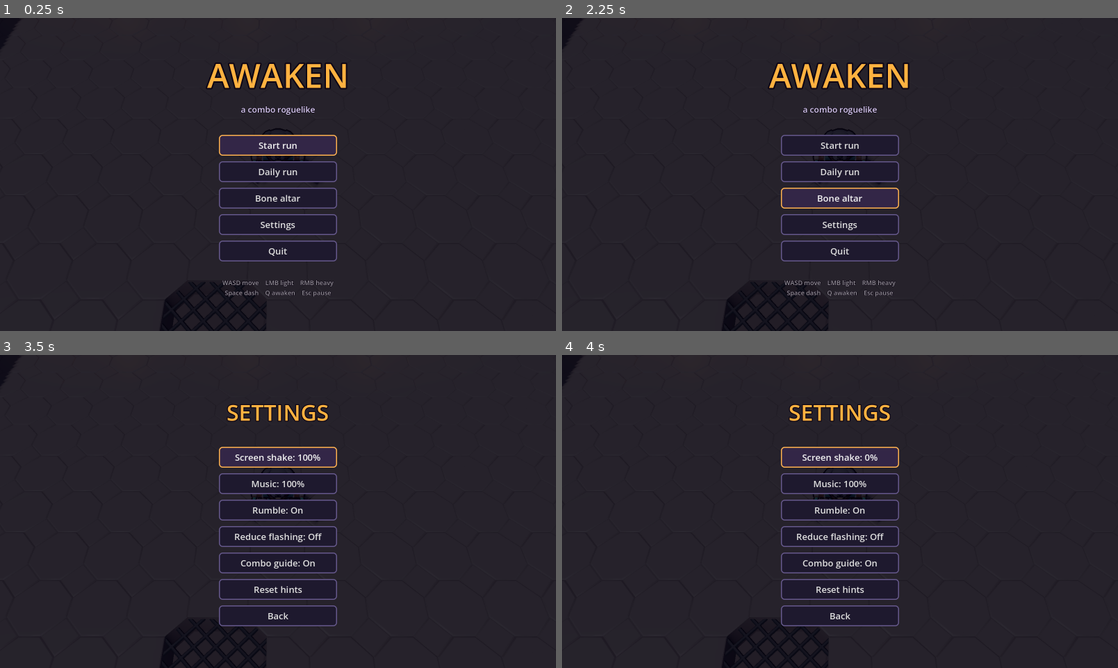
Above: before the commit, frames 1-4 (two rows, left to right).
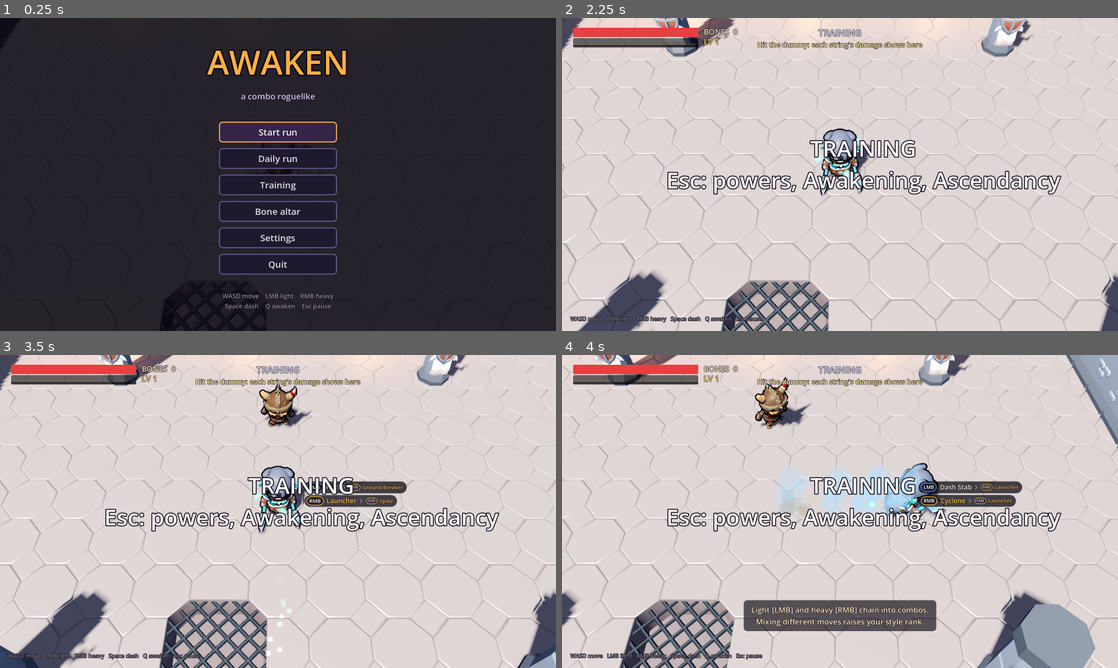
Above: after the commit, the same moments.

Repository: zakpruitt/no-name-game
Game: Godot game, scene res://scenes/main.tscn
Same seed, same stepped clock (60 frames per second), same inputs: the game is played once before the commit and once after it.
Inputs (mouse positions are in pixels of both pictures, inside the frame that each line leads up to):
- Up to frame 1 (0.25 s): no input
- Up to frame 2 (2.25 s): click "Bone altar" at 0.5 s; click "Back" at 1.25 s; click (840, 183) at 2 s, where only the run after the commit has a clickable "Training"
- Up to frame 3 (3.5 s): click (278, 561) at 2.75 s, where only the run before the commit has a clickable "Settings"
- Up to frame 4 (4 s): tap Enter (restart) at 3.5 s; move the mouse to (962, 495) at 3.52 s; hold D (move_right) from 3.53 s (still down); tap Q (awaken) at 3.6 s; click (962, 495) at 3.67 s; tap Space (dash) at 3.8 s

The runs differ from the first frame. In frame 1, 7.0% of the frame differs, in the area x 37-63%, y 10-94%; in frame 2, 99%, in the area x 0-100%, y 0-100%; in frame 3, 99%; in frame 4, 98%.

Commit message:
feat: training mode with a practice dummy
Title -> Training opens one room with a dummy that never fights back or
dies. The HUD shows each string's damage and hits plus the best, and the
pause menu offers free power picks, Fill Awakening, Ascend and Restart
training.

Diff:
--- a/scripts/main.gd
+++ b/scripts/main.gd
@@ -33,6 +33,7 @@
 const ASCEND_MENU := preload("res://scripts/ascend_menu.gd")
 const SHRINE_MENU := preload("res://scripts/shrine.gd")
 const SHRINE_PROP := preload("res://scripts/shrine_prop.gd")
+const DUMMY := preload("res://scripts/training_dummy.gd")
 const DUNGEON := "res://assets/kaykit/dungeon/%s.glb"
 
 # Enemy types: model + overrides for enemy.gd's exported stats. Tune here.
@@ -274,6 +275,15 @@
 var _cast_shot_taken := false
 var _archer_shot_taken := false
 var _quitting := false
+# Training (title → Training, or --training): one room and a dummy that never
+# fights back; powers, Awakening and the Ascendancy are free from the pause menu.
+static var _train_next := false  # "Restart training" reloads straight into it
+var training := false
+var _dummy: Node
+var _string := Vector2.ZERO  # this string's damage, hits on the dummy
+var _last_string := Vector2.ZERO
+var _best_string := 0.0
+var _strings := 0
 var _hits := 0
 
 
@@ -418,7 +428,9 @@
 			room_trial = arg.get_slice("=", 1)
 		elif arg == "--start-mystery":  # an unknown room, revealed on entry
 			room_kind = "mystery"
-	if not _autotest and not Game.skip_title:
+	training = _train_next or "--training" in OS.get_cmdline_user_args()
+	_train_next = false
+	if not _autotest and not Game.skip_title and not training:
 		var title := TITLE.new()
 		add_child(title)
 		hud.visible = false
@@ -433,8 +445,13 @@
 		if title.daily or not title.replay.is_empty():
 			run_rng.seed = run_seed
 			seed(run_seed)
+		training = title.training
 		title.queue_free()
 		hud.visible = true
+	if training:
+		Game.skip_title = false
+		_start_training()
+		return
 	var intro := not _autotest and not Game.skip_title
 	Game.skip_title = false
 	_start_map()
@@ -443,6 +460,85 @@
 		_map_status()
 		await map_menu.closed
 	_next_room()
+
+
+# --- Training -----------------------------------------------------------------
+
+func _start_training() -> void:
+	room = 1
+	room_kind = "training"
+	_apply_layout(0)
+	hud.wave_label.text = "TRAINING"
+	hud.flash_message("TRAINING
+Esc: powers, Awakening, Ascendancy", 2.0)
+	_dummy = DUMMY.new()
+	_dummy.model_scene = _model("Skeleton_Warrior")
+	_dummy.set_meta("kind", "dummy")
+	_dummy.set_meta("title", "training dummy")
+	add_child(_dummy)
+	_dummy.home = player.global_position + Vector3(0.0, 0.0, -4.5)
+	_dummy.global_position = _dummy.home
+	_dummy.hit_taken.connect(_train_hit)
+	Game.combo_changed.connect(_train_combo)
+	_train_text()
+
+
+func _train_hit(damage: float) -> void:
+	_string += Vector2(damage, 1.0)
+	_train_text()
+
+
+## The combo dropped: that string is done.
+func _train_combo(count: int, _rank: String) -> void:
+	if count > 0 or _string.y == 0.0:
+		return
+	_last_string = _string
+	_best_string = maxf(_best_string, _string.x)
+	_strings += 1
+	_string = Vector2.ZERO
+	_train_text()
+
+
+## "THIS STRING 120 · 6 hits    LAST 312 · 14 hits    BEST 540"
+func _train_text() -> void:
+	var parts: Array[String] = []
+	if _string.y > 0.0:
+		parts.append("THIS STRING  %d  ·  %s" % [_string.x, _hits_text(_string.y)])
+	if _last_string.y > 0.0:
+		parts.append("LAST  %d  ·  %s" % [_last_string.x, _hits_text(_last_string.y)])
+	if _best_string > 0.0:
+		parts.append("BEST  %d" % _best_string)
+	hud.set_trial("      ".join(parts) if not parts.is_empty() else "Hit the dummy: each string's damage shows here")
+
+
+func _hits_text(n: float) -> String:
+	return "%d hit%s" % [n, "" if n == 1.0 else "s"]
+
+
+## Pause menu → Pick a power: three cards, rerolls free.
+func train_power() -> void:
+	var choices := Upgrades.roll(player.upgrades, 3, false, run_rng)
+	if choices.is_empty():
+		hud.flash_message("EVERY POWER MAXED", 1.2)
+		return
+	_reward_rerolls = 0
+	_reward_level_ups_only = false
+	await _take_reward(choices, 0, "TRAINING · PICK A POWER")
+
+
+func train_awaken() -> void:
+	Game.add_awakening(Game.AWAKEN_MAX)
+
+
+func train_ascend() -> void:
+	Game.add_xp(Game.LEVEL_XP[-1] - Game.xp)
+	await _offer_ascendancy()
+
+
+## Back into training with no powers.
+func restart_training() -> void:
+	_train_next = true
+	get_tree().reload_current_scene()
 
 
 # --- Rooms ------------------------------------------------------------------
@@ -1057,6 +1153,8 @@
 
 
 func _reroll_cost() -> int:
+	if training:
+		return 0
 	return REROLL_COST + REROLL_COST_STEP * _reward_rerolls
 
 
@@ -1455,6 +1553,9 @@
 		preload("res://scripts/projectile.gd").fired, ENEMY.dodges, ENEMY.blocks, player.charged_slams, player.ground_breaker …(494 unchanged characters)…
 	print("[perf] avg=%.1fms worst=%.1fms spikes(>25ms)=%d/%d max_enemies=%d max_draw_calls=%d max_nodes=%d" % [
 		_perf.total_ms / maxi(_perf.frames, 1), _perf.worst_ms, _perf.spikes, _perf.frames, _perf.enemies, _perf.draws, _perf.nodes])
+	if training:
+		print("[training] strings=%d best=%.0f last=%.0f/%d dummy_hp=%.0f" % [_strings, _best_string,
+			_last_string.x, _last_string.y, _dummy.hp if is_instance_valid(_dummy) else -1.0])
 	if _tour:
 		var bought := _tour_trades.any(func(t: String) -> bool: return t.begins_with("camp:") and t != "camp:leave")
 		var traded := _tour_trades.any(func(t: String) -> bool: return t in ["shrine:vow", "shrine:melt"])
--- a/scripts/pause_menu.gd
+++ b/scripts/pause_menu.gd
@@ -20,6 +20,10 @@
 
 
 func _open(focus := 0) -> void:
+	var main := get_parent()
+	if main != null and main.get("training"):
+		_open_training(focus)
+		return
 	show_menu("PAUSED", "", [
 		["Resume", close_menu],
 		["Map", _show_map],
@@ -30,6 +34,38 @@
 	], _run_info(), 0.7, focus)
 	_build_powers()
 	_build_moves()
+
+
+## Training's pause menu: free powers, Awakening and Ascendancy (main.train_*).
+func _open_training(focus := 0) -> void:
+	var main := get_parent()
+	var items: Array = [
+		["Resume", close_menu],
+		["Pick a power", _train.bind("train_power")],
+		["Fill Awakening", _train.bind("train_awaken")],
+	]
+	if main.player.ascendancy == "":
+		items.append(["Ascend", _train.bind("train_ascend")])
+	var settings := items.size()
+	items.append_array([
+		["Settings", open_settings.bind(_open.bind(settings), 0.7)],
+		["Restart training", _restart_training],
+		["Quit to title", _restart.bind(false)],
+		["Quit game", _quit],
+	])
+	show_menu("TRAINING", "", items, "Restart training clears your powers", 0.7, focus)
+	_build_powers()
+	_build_moves()
+
+
+func _train(method: String) -> void:
+	close_menu()
+	get_parent().call(method)
+
+
+func _restart_training() -> void:
+	close_menu()
+	get_parent().restart_training()
 
 
 ## "Room 3 / 8   ·   daily run 2026-10-31   ·   seed 975604274"
--- a/scripts/title_screen.gd
+++ b/scripts/title_screen.gd
@@ -11,6 +11,7 @@
 
 var daily := false  # "Daily run" picked: main seeds the run from today's date
 var replay := {}  # a RECENT RUNS entry picked: main replays its seed
+var training := false  # "Training" picked: main opens the training room
 
 
 func open(focus := 0) -> void:
@@ -18,8 +19,9 @@
 	show_menu("AWAKEN", "a combo roguelike", [
 		["Start run", _start],
 		["Daily run", _start_daily],
+		["Training", _start_training],
 		["Bone altar", open_altar],
-		["Settings", open_settings.bind(open.bind(3), 0.85)],
+		["Settings", open_settings.bind(open.bind(4), 0.85)],
 		["Quit", _quit],
 	], _footer(), 0.85, focus)
 	build_recent(RECORDS.recent_runs())
@@ -28,7 +30,7 @@
 ## Spend banked bones on permanent boons (altar.gd).
 func open_altar(focus := 0) -> void:
 	button_width = 720
-	var items := ALTAR_MENU.items(func() -> void: open_altar(focus), open.bind(2))
+	var items := ALTAR_MENU.items(func() -> void: open_altar(focus), open.bind(3))
 	show_menu("BONE ALTAR", ALTAR_MENU.subtitle(), items, "", 0.85, focus)
 
 
@@ -88,6 +90,12 @@
 	_start()
 
 
+## A room with a dummy to practise combos on (main._start_training()).
+func _start_training() -> void:
+	training = true
+	_start()
+
+
 func _replay(run: Dictionary) -> void:
 	replay = run
 	_start()
--- /dev/null
+++ b/scripts/training_dummy.gd
@@ -0,0 +1,55 @@
+extends "res://scripts/enemy.gd"
+## Training dummy: a skeleton that never fights back or dies. It takes hits,
+## staggers, launches and juggles like any foe, then walks back to its spot
+## and refills once left alone. Reports each hit's damage for the training
+## readout (main._train_hit).
+
+signal hit_taken(damage: float)
+
+const REFILL_DELAY := 2.0  # seconds without a hit before HP refills
+const HOME_SPEED := 2.0
+
+var home := Vector3.ZERO
+
+
+func _ready() -> void:
+	max_hp = 1000.0
+	bones = 0
+	body_tint = Color(0.85, 0.7, 0.5)
+	super()
+
+
+func _physics_process(delta: float) -> void:
+	super(delta)
+	if hp < max_hp and Time.get_ticks_msec() - last_hit_ms > REFILL_DELAY * 1000.0:
+		hp = max_hp
+
+
+## Never winds up: faces the hero and strolls back home if knocked away.
+func _state_chase(delta: float) -> void:
+	var back := home - global_position
+	back.y = 0.0
+	if back.length() > 0.4:
+		var dir := back.normalized()
+		velocity.x = move_toward(velocity.x, dir.x * HOME_SPEED, 25.0 * delta)
+		velocity.z = move_toward(velocity.z, dir.z * HOME_SPEED, 25.0 * delta)
+		_face(dir)
+		_play(run_anim)
+		return
+	_friction(delta, 20.0)
+	if is_instance_valid(_player):
+		var to := _player.global_position - global_position
+		to.y = 0.0
+		if to.length() > 0.1:
+			_face(to)
+	_play("Idle_Combat")
+
+
+func take_hit(damage: float, knockback: Vector3, launch: float, big: bool) -> void:
+	# Top up before a hit that could finish it (frozen hits deal extra).
+	if hp <= damage * 4.0:
+		hp = max_hp
+	var before := hp
+	super(damage, knockback, launch, big)
+	if hp < before:
+		hit_taken.emit(before - hp)
--- /dev/null
+++ b/tests/training_check.gd
@@ -0,0 +1,81 @@
+extends SceneTree
+## Training mode: boots straight into it (as "Restart training" does), checks
+## the dummy takes hits without dying or fighting back, that a dropped combo
+## records the string, and that the pause menu's power pick, Awakening and
+## Ascend work. Prints [training] PASS/FAIL; windowed it also saves
+## user://training_room.png and user://training_pause.png.
+## Run: godot --headless --path . -s tests/training_check.gd
+
+var _fails: Array[String] = []
+
+
+func _initialize() -> void:
+	await process_frame
+	var game: Node = get_root().get_node("Game")
+	game.save_hints = false
+	var main_script: GDScript = load("res://scripts/main.gd")
+	main_script.set("_train_next", true)
+	var main: Node = load("res://scenes/main.tscn").instantiate()
+	get_root().add_child(main)
+	await create_timer(1.5).timeout
+	_check(main.training and main.room_kind == "training", "boots into training")
+	var dummy: Node = main._dummy
+	_check(is_instance_valid(dummy) and dummy.is_alive(), "the dummy stands")
+	# Far more damage than its HP, in one go and spread over hits: it lives.
+	for i in 6:
+		dummy.take_hit(400.0, Vector3(0, 0, -2), 0.0, true)
+		await create_timer(0.15).timeout
+	_check(dummy.is_alive() and dummy.hp > 0.0, "the dummy can't die")
+	_check(main._string.y == 6.0 and main._string.x >= 2400.0, "hits add to the string (%s)" % main._string)
+	game.combo_changed.emit(0, "D")
+	_check(main._last_string.y == 6.0 and main._best_string >= 2400.0 and main._string == Vector2.ZERO,
+		"a dropped combo records the string")
+	# A launch, then it walks home and never winds up.
+	dummy.take_hit(5.0, Vector3(0, 0, -6), 9.0, true)
+	await create_timer(4.0).timeout
+	_check(dummy.global_position.distance_to(dummy.home) < 0.8, "the dummy walks back home")
+	_check(dummy.state != dummy.State.WINDUP and main.player.hp == main.player.max_hp, "the dummy never attacks")
+	_check(dummy.hp == dummy.max_hp, "the dummy refills when left alone")
+	_save("user://training_room.png")
+	# Pause menu: training items.
+	var pause: Node = main.get_children().filter(func(n: Node) -> bool:
+		return n.has_method("_open_training"))[0]
+	pause._open()
+	await create_timer(0.4).timeout
+	var labels: Array = pause._buttons.map(func(b: Button) -> String: return b.text)
+	_check("Pick a power" in labels and "Ascend" in labels and "Map" not in labels, "training pause menu (%s)" % ", ".join(labels))
+	_save("user://training_pause.png")
+	pause._buttons[labels.find("Pick a power")].pressed.emit()
+	await create_timer(0.3).timeout
+	_check(main.reward.visible and main.reward.can_reroll(), "power pick opens with a free reroll")
+	main.reward.pick(0)
+	await create_timer(0.8).timeout
+	_check(main.player.upgrades.size() == 1, "the picked power is added")
+	pause._open()
+	await create_timer(0.2).timeout
+	pause._buttons[labels.find("Fill Awakening")].pressed.emit()
+	_check(game.awakening >= game.AWAKEN_MAX, "Fill Awakening fills the meter")
+	pause._open()
+	await create_timer(0.2).timeout
+	pause._buttons[labels.find("Ascend")].pressed.emit()
+	await create_timer(0.3).timeout
+	main.ascend_menu.pick(0)
+	await create_timer(0.9).timeout
+	_check(main.player.ascendancy != "", "Ascend picks an Ascendancy")
+	print("[training] ", "PASS" if _fails.is_empty() else "FAIL " + "; ".join(_fails))
+	game.stop_all_sfx()
+	await create_timer(0.2).timeout
+	quit()
+
+
+func _check(ok: bool, what: String) -> void:
+	if not ok:
+		_fails.append(what)
+		push_error("training_check: " + what)
+
+
+func _save(path: String) -> void:
+	if DisplayServer.get_name() == "headless":
+		return
+	get_root().get_texture().get_image().save_png(path)
+	print("saved ", ProjectSettings.globalize_path(path))
Not shown, added: scripts/training_dummy.gd.uid
Not shown, added: tests/training_check.gd.uid
Not shown, changed: CLAUDE.md
Not shown, changed: ROADMAP.md
Not shown, added: docs/features/training.md
